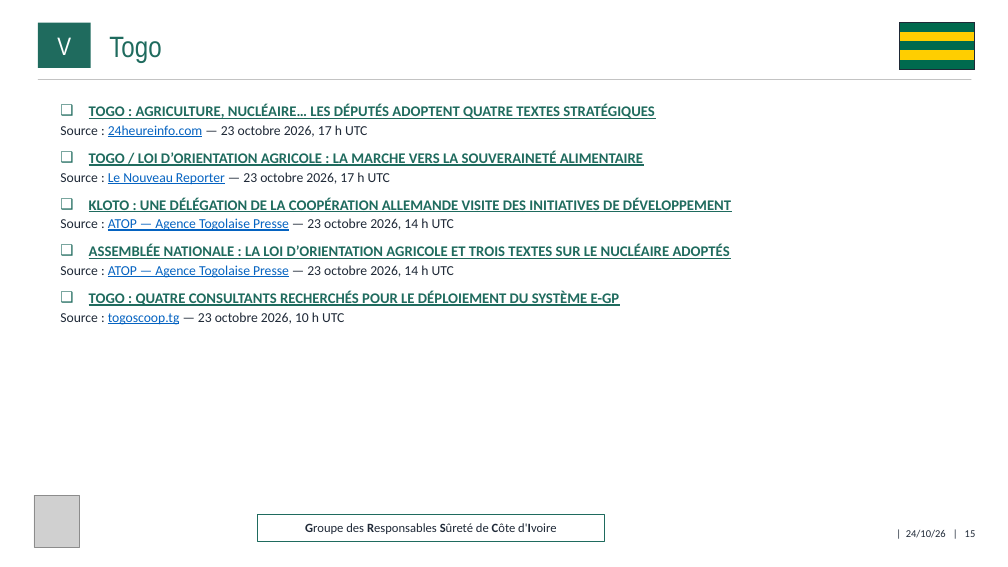
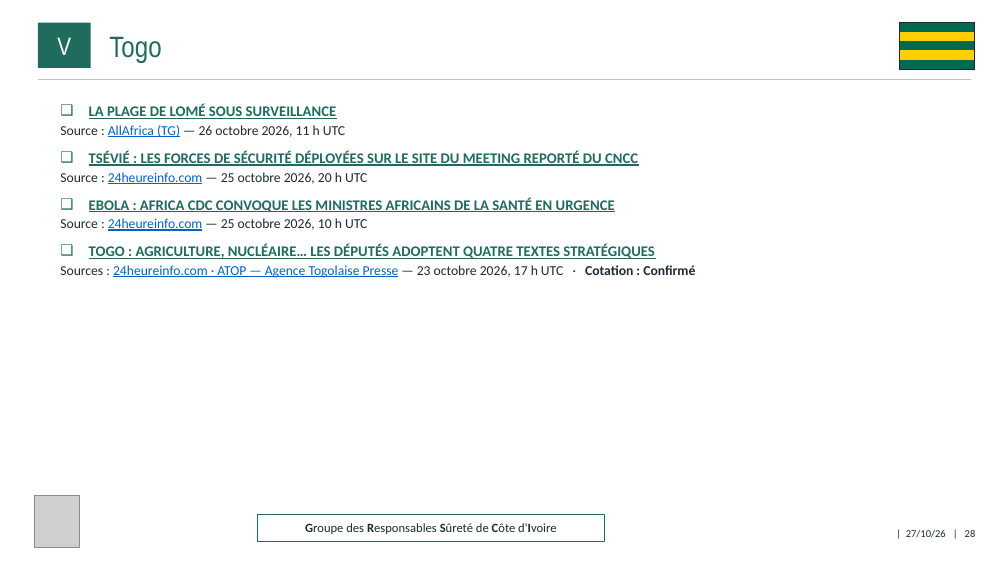
Before and after one commit to ytl1-ops/SentiqS, a slide deck: slide 28 of web/rapports/GRSCI/2026-10.pptx (slide 15 before the commit). Drawn at 1008x567 pixels with LibreOffice and Linux fonts; fonts in the diff are those of the drawing; grey boxes stand for pictures. Boxes give left, top, right and bottom in pixels: in the first picture for what was removed or moved away, otherwise in the second. Text is boxed around its words. In the diff, an @@ line names an element or a change of style, - is before the commit and + after.

```diff
--- a/web/rapports/GRSCI/2026-10.pptx
+++ b/web/rapports/GRSCI/2026-10.pptx
@@ text at [60, 104, 638, 231]: paragraphs added @@
+❑ LA PLAGE DE LOMÉ SOUS SURVEILLANCE
+  ▪ Source : AllAfrica (TG) — 26 octobre 2026, 11 h UTC
+❑ TSÉVIÉ : LES FORCES DE SÉCURITÉ DÉPLOYÉES SUR LE SITE DU MEETING REPORTÉ DU CNCC
+  ▪ Source : 24heureinfo.com — 25 octobre 2026, 20 h UTC
+❑ EBOLA : AFRICA CDC CONVOQUE LES MINISTRES AFRICAINS DE LA SANTÉ EN URGENCE
+  ▪ Source : 24heureinfo.com — 25 octobre 2026, 10 h UTC
@@ text at [60, 265, 695, 278]: text changed; size 14 to 13 pt; text colour #1F6B5E to #1F2937; bold off @@
-  ▪ Source : 24heureinfo.com — 23 octobre 2026, 17 h UTC
-❑ TOGO / LOI D’ORIENTATION AGRICOLE : LA MARCHE VERS LA SOUVERAINETÉ ALIMENTAIRE
-  ▪ Source : Le Nouveau Reporter — 23 octobre 2026, 17 h UTC
-❑ KLOTO : UNE DÉLÉGATION DE LA COOPÉRATION ALLEMANDE VISITE DES INITIATIVES DE DÉVELOPPEMENT
-  ▪ Source : ATOP — Agence Togolaise Presse — 23 octobre 2026, 14 h UTC
-❑ ASSEMBLÉE NATIONALE : LA LOI D’ORIENTATION AGRICOLE ET TROIS TEXTES SUR LE NUCLÉAIRE ADOPTÉS
-  ▪ Source : ATOP — Agence Togolaise Presse — 23 octobre 2026, 14 h UTC
-❑ TOGO : QUATRE CONSULTANTS RECHERCHÉS POUR LE DÉPLOIEMENT DU SYSTÈME E-GP
-  ▪ Source : togoscoop.tg — 23 octobre 2026, 10 h UTC
+  ▪ Sources : 24heureinfo.com · ATOP — Agence Togolaise Presse — 23 octobre 2026, 17 h UTC · Cotation : Confirmé
@@ text at [906, 530, 976, 538]: text changed @@
-| 24/10/26 | 15
+| 27/10/26 | 28
```
Also in this commit, not shown: 21 other slides changed, 16 slides added, 8 other files.
